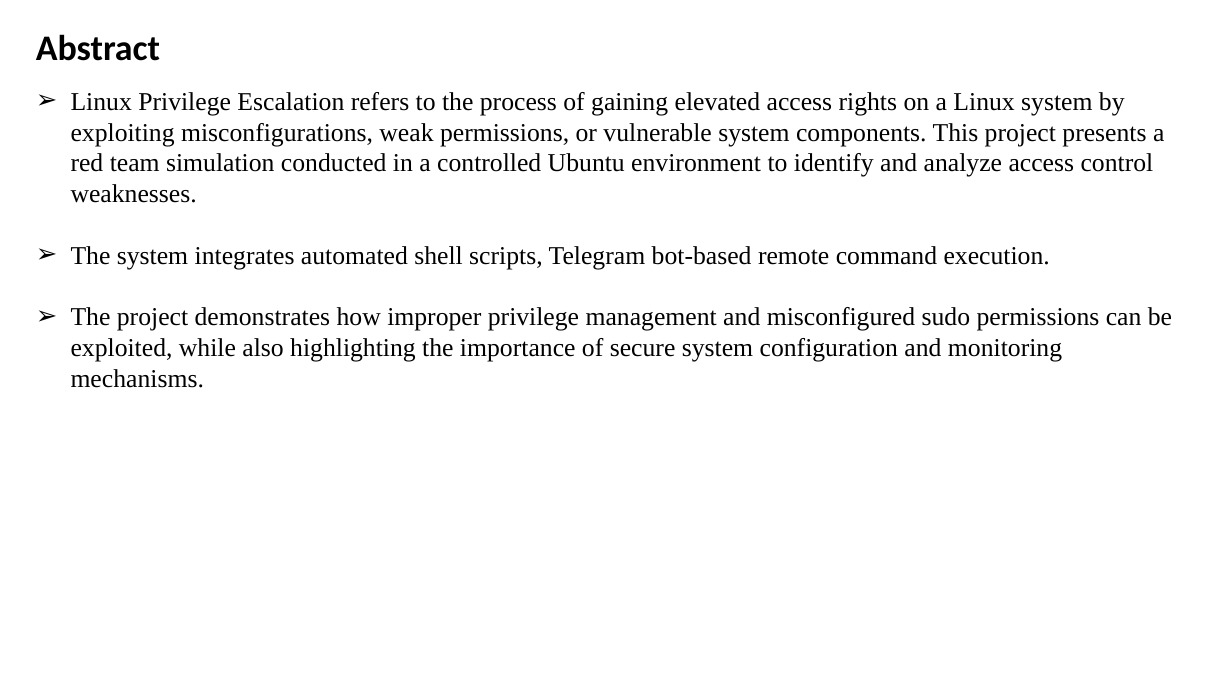
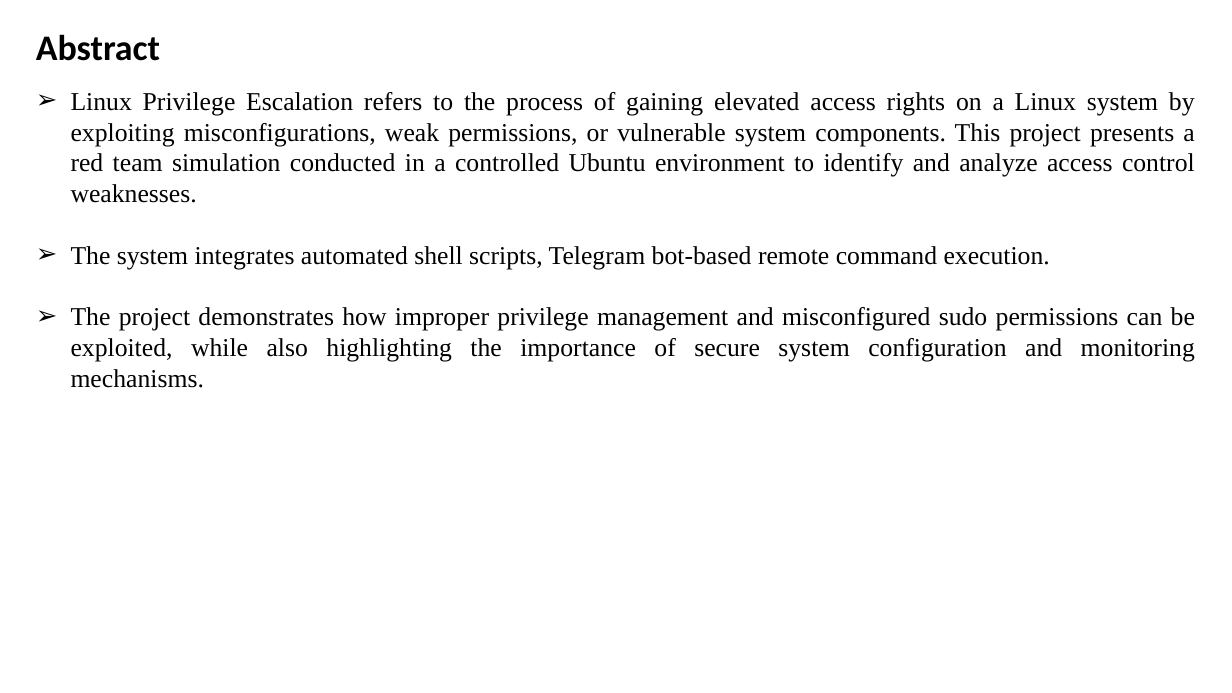
Before and after one commit to nachiket2323/pre-esc, a slide deck: slide 3 of docs/Clg 1st review.pptx. Drawn at 1232x693 pixels with LibreOffice and Linux fonts; fonts in the diff are those of the drawing. Boxes give left, top, right and bottom in pixels: in the first picture for what was removed or moved away, otherwise in the second. Text is boxed around its words. In the diff, an @@ line names an element or a change of style, - is before the commit and + after.

```diff
--- a/docs/Clg 1st review.pptx
+++ b/docs/Clg 1st review.pptx
@@ text "Linux Privilege Escalation refers to ..." at box(71, 92, 1195, 388): alignment left to justified @@
```
Also in this commit, not shown: 8 other slides changed, 1 other file.
